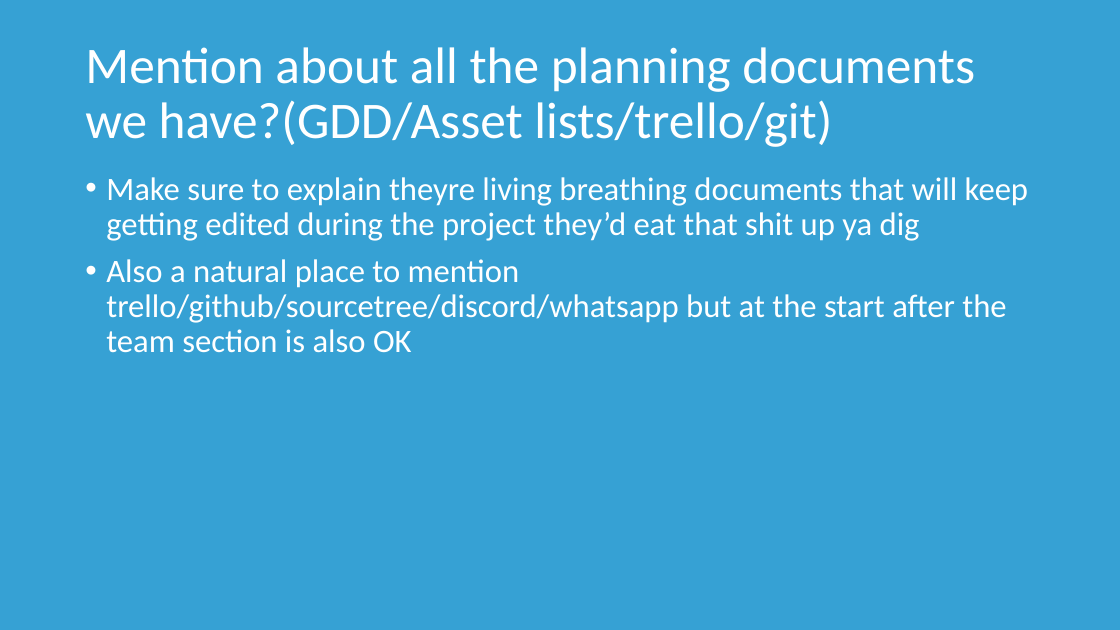
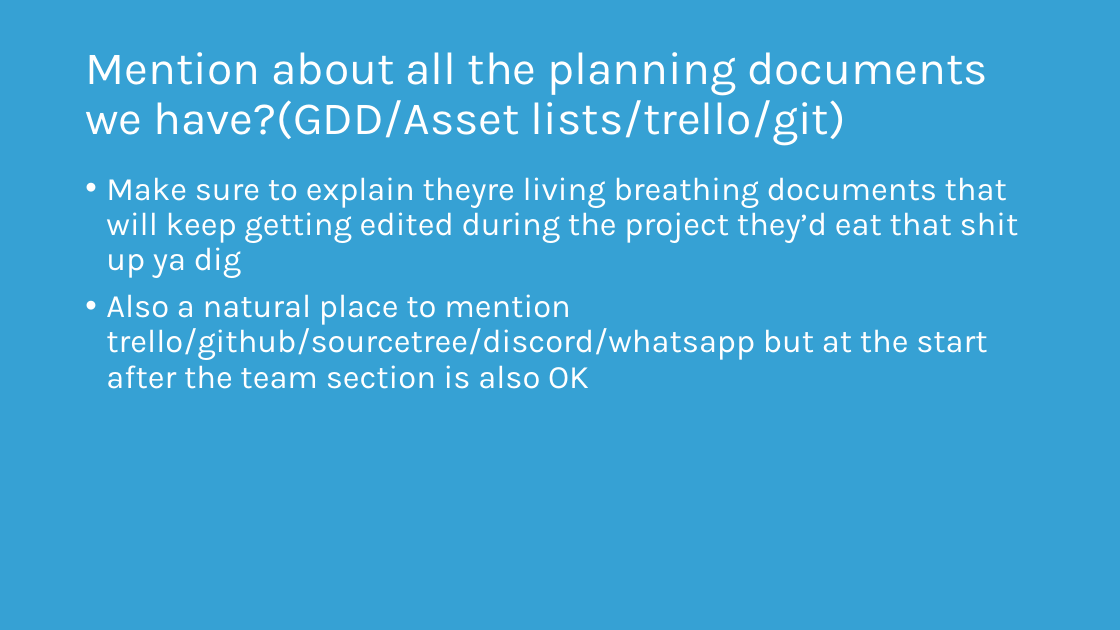
Before and after one commit to GlynLeine/Project-Customer, a slide deck: slide 10 of Design docs/Sprint Review #1.pptx (slide 6 before the commit). Drawn at 1120x630 pixels with LibreOffice and Linux fonts; fonts in the diff are those of the drawing. Boxes give left, top, right and bottom in pixels: in the first picture for what was removed or moved away, otherwise in the second. Text is boxed around its words. In the diff, an @@ line names an element or a change of style, - is before the commit and + after.

Commit message:
more worked out game section

```diff
--- a/Design docs/Sprint Review #1.pptx
+++ b/Design docs/Sprint Review #1.pptx
@@ title "Mention about all the planning ..." at (x1=85, y1=52, x2=988, y2=145): size 44 to 39.6 pt, font Calibri to Karla @@
@@ text "Make sure to explain theyre ..." at (x1=106, y1=177, x2=1019, y2=389): font Calibri to Karla @@
```
Also in this commit, not shown: 9 other slides changed, 7 slides added, 2 slides removed.
